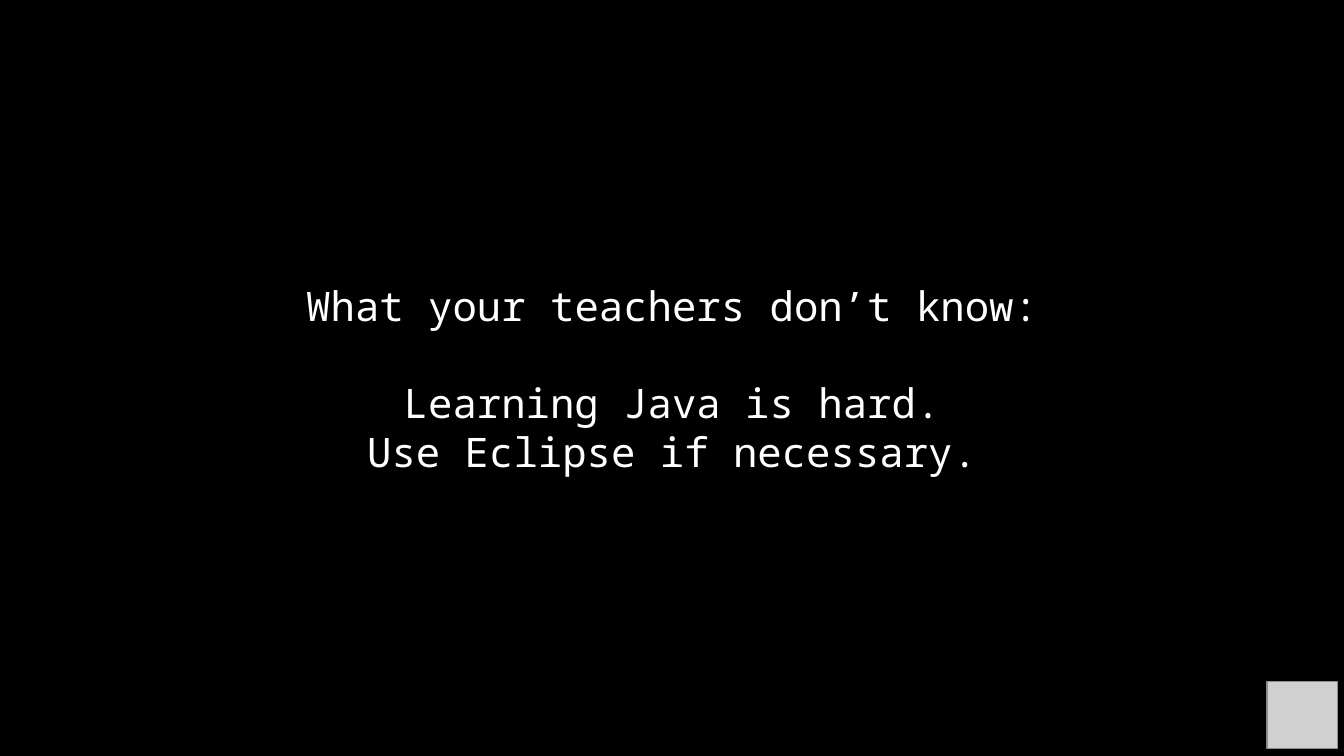
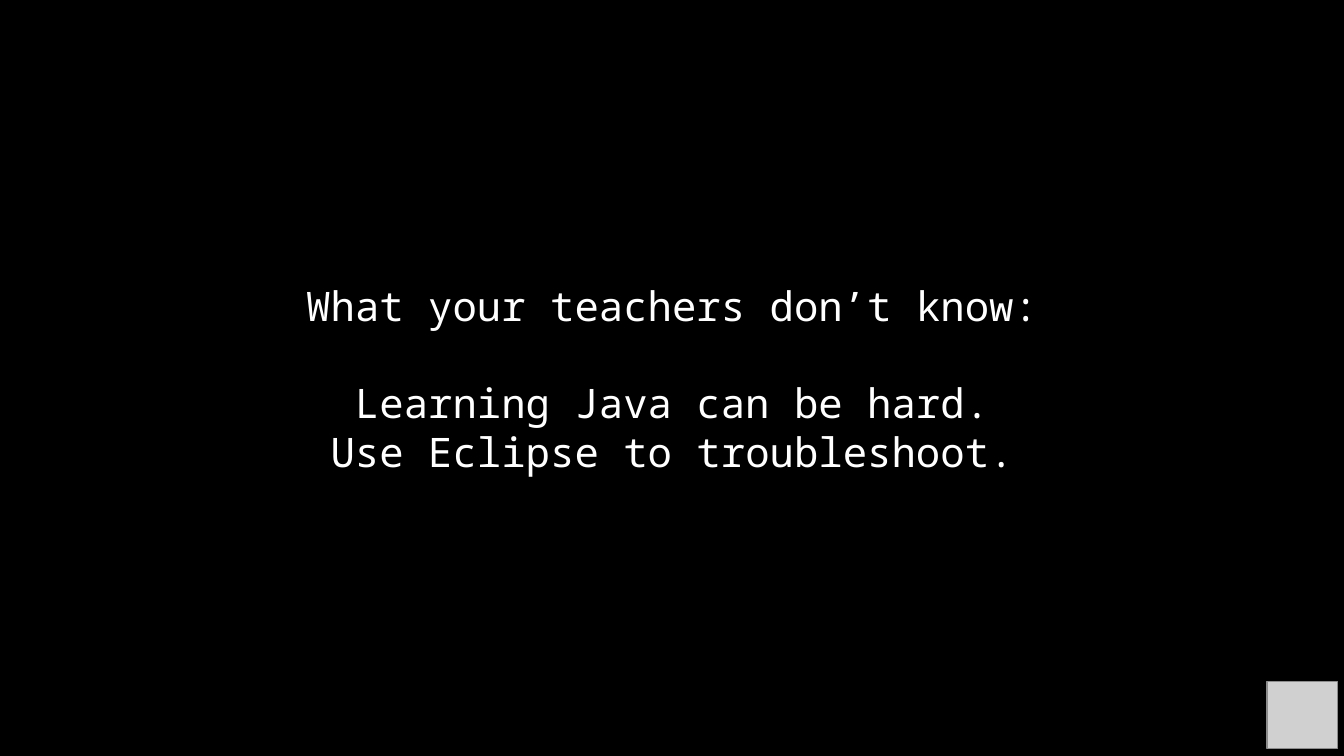
Before and after one commit to RyanFleck/Projects, a slide deck: slide 34 of Teaching/RCF_Py_Java_Tutorial.odp (slide 35 before the commit). Drawn at 1344x756 pixels with LibreOffice and Linux fonts; fonts in the diff are those of the drawing; grey boxes stand for pictures; background and template pictures are left out. Boxes give left, top, right and bottom in pixels: in the first picture for what was removed or moved away, otherwise in the second. Text is boxed around its words. In the diff, an @@ line names an element or a change of style, - is before the commit and + after.

```diff
--- a/Teaching/RCF_Py_Java_Tutorial.odp
+++ b/Teaching/RCF_Py_Java_Tutorial.odp
@@ text at box(306, 290, 1038, 477): text changed @@
-What your teachers don’t know:
-Learning Java is hard.
-Use Eclipse if necessary.
+What your teachers don’t know:
+Learning Java can be hard.
+Use Eclipse to troubleshoot.
```
Also in this commit, not shown: 2 other slides changed, 1 slide removed, 5 other files.
